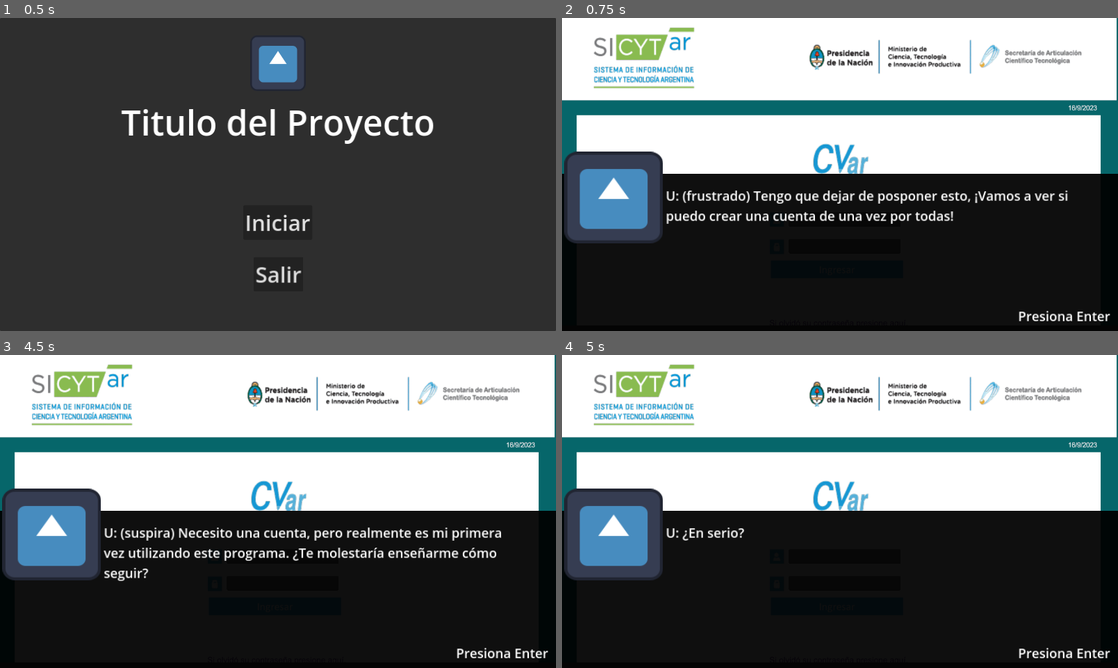
Above: before the commit, frames 1-4 (two rows, left to right).
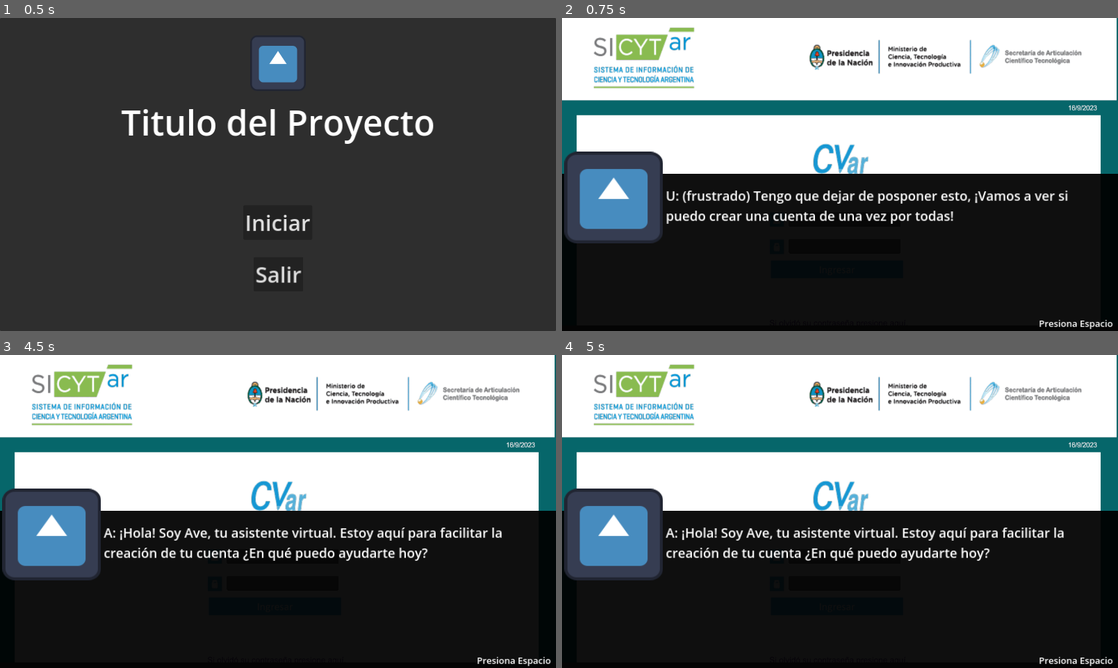
Above: after the commit, the same moments.

Repository: Piterpiojo/CVarPrototipo
Game: Godot game, scene res://Escenas/pantalla_inicio.tscn
The game is run twice, just before and just after one commit, with the same random seed, the same clock (stepped at 60 frames per second) and the same inputs. The engine's default icon, where the game draws it, is replaced by a stand-in: a white triangle on a blue panel in a dark square.
Inputs (mouse positions are in pixels of both pictures, inside the frame that each line leads up to):
- Up to frame 1 (0.5 s): no input
- Up to frame 2 (0.75 s): click "Iniciar" at 0.5 s
- Up to frame 3 (4.5 s): click (283, 555) at 1.27 s; type "12" at 1.35 s; click (283, 583) at 1.5 s; type "12" at 1.58 s; click (278, 661) at 2 s; click (278, 661) at 2.75 s; click (278, 661) at 3.5 s; tap Enter (ui_accept) at 4.25 s; move the mouse to (400, 495) at 4.27 s; tap Space (ui_select) at 4.35 s; click (400, 495) at 4.42 s
- Up to frame 4 (5 s): tap Enter (ui_accept) at 4.52, 4.55, 4.82 s

Frame 1 is identical in both runs. In frame 2, 0.4% of the frame differs, in the area x 82-100%, y 93-100%; in frame 3, 3.5%, in the area x 18-100%, y 55-100%; in frame 4, 2.6%.

Commit message:
Pequeños cambios en escena, validaciones.

Diff:
--- a/Escenas/Cvar/identificación.gd
+++ b/Escenas/Cvar/identificación.gd
@@ -1,14 +1,5 @@
 extends TextureRect
 
-
-# Called when the node enters the scene tree for the first time.
-func _ready():
-	pass # Replace with function body.
-
-
-# Called every frame. 'delta' is the elapsed time since the previous frame.
-func _process(delta):
-	pass
 
 
 func _on_nombre_text_changed():
--- a/Escenas/Registro.tscn
+++ b/Escenas/Registro.tscn
@@ -1,10 +1,25 @@
-[gd_scene load_steps=9 format=3 uid="uid://byaop5vlbj2eb"]
+[gd_scene load_steps=10 format=3 uid="uid://byaop5vlbj2eb"]
 
 [ext_resource type="Texture2D" uid="uid://ct44731gqe5ya" path="res://Imagenes/RegistroUsuario/Registro de Usuario-12.png" id="1_vo4s6"]
 [ext_resource type="Script" path="res://scripts/Registro.gd" id="1_vomw3"]
 [ext_resource type="PackedScene" uid="uid://b7jonfd41k68h" path="res://Escenas/cuadro_dialogo.tscn" id="3_k11q6"]
 [ext_resource type="ButtonGroup" uid="uid://b6t1mkbmljs1r" path="res://Escenas/sexoradiobutton.tres" id="4_i7yo5"]
 [ext_resource type="ButtonGroup" uid="uid://d3t5isdmghosp" path="res://Escenas/Cuil_cuitradio.tres" id="5_277i8"]
+
+[sub_resource type="Animation" id="Animation_44334"]
+length = 0.001
+tracks/0/type = "value"
+tracks/0/imported = false
+tracks/0/enabled = true
+tracks/0/path = NodePath(".:modulate")
+tracks/0/interp = 1
+tracks/0/loop_wrap = true
+tracks/0/keys = {
+"times": PackedFloat32Array(0),
+"transitions": PackedFloat32Array(1),
+"update": 0,
+"values": [Color(1, 1, 1, 1)]
+}
 
 [sub_resource type="Animation" id="Animation_wva0c"]
 resource_name = "arreglar"
@@ -39,8 +54,9 @@
 "values": [Color(1, 1, 1, 1), Color(0, 0, 0, 1), Color(0, 0, 0, 1), Color(1, 1, 1, 1)]
 }
 
-[sub_resource type="Animation" id="Animation_44334"]
-length = 0.001
+[sub_resource type="Animation" id="Animation_vcppx"]
+resource_name = "fin"
+length = 2.0
 tracks/0/type = "value"
 tracks/0/imported = false
 tracks/0/enabled = true
@@ -48,16 +64,17 @@
 tracks/0/interp = 1
 tracks/0/loop_wrap = true
 tracks/0/keys = {
-"times": PackedFloat32Array(0),
-"transitions": PackedFloat32Array(1),
+"times": PackedFloat32Array(0, 2),
+"transitions": PackedFloat32Array(1, 1),
 "update": 0,
-"values": [Color(1, 1, 1, 1)]
+"values": [Color(1, 1, 1, 1), Color(0, 0, 0, 1)]
 }
 
 [sub_resource type="AnimationLibrary" id="AnimationLibrary_5yacj"]
 _data = {
 "RESET": SubResource("Animation_44334"),
-"arreglar": SubResource("Animation_wva0c")
+"arreglar": SubResource("Animation_wva0c"),
+"fin": SubResource("Animation_vcppx")
 }
 
 [node name="Control" type="Control"]
@@ -82,7 +99,6 @@
 texture = ExtResource("1_vo4s6")
 
 [node name="fake" type="Control" parent="ScrollContainer/TextureRect"]
-visible = false
 anchors_preset = 0
 
 [node name="Label" type="Label" parent="ScrollContainer/TextureRect/fake"]
@@ -350,13 +366,6 @@
 offset_right = 190.0
 offset_bottom = 22.0
 
-[node name="nombre" type="LineEdit" parent="ScrollContainer/TextureRect"]
-layout_mode = 0
-offset_left = 616.0
-offset_top = 226.0
-offset_right = 752.0
-offset_bottom = 250.0
-
 [node name="nombre2" type="LineEdit" parent="ScrollContainer/TextureRect"]
 layout_mode = 0
 offset_left = 616.0
@@ -364,14 +373,21 @@
 offset_right = 888.0
 offset_bottom = 736.0
 
-[node name="nombre3" type="LineEdit" parent="ScrollContainer/TextureRect"]
+[node name="nombre" type="LineEdit" parent="ScrollContainer/TextureRect"]
+layout_mode = 0
+offset_left = 616.0
+offset_top = 226.0
+offset_right = 752.0
+offset_bottom = 257.0
+
+[node name="correo" type="LineEdit" parent="ScrollContainer/TextureRect"]
 layout_mode = 0
 offset_left = 616.0
 offset_top = 744.0
 offset_right = 888.0
 offset_bottom = 768.0
 
-[node name="nombre4" type="LineEdit" parent="ScrollContainer/TextureRect"]
+[node name="repetir_correo" type="LineEdit" parent="ScrollContainer/TextureRect"]
 layout_mode = 0
 offset_left = 616.0
 offset_top = 792.0
@@ -427,7 +443,7 @@
 offset_left = 616.0
 offset_top = 272.0
 offset_right = 752.0
-offset_bottom = 296.0
+offset_bottom = 303.0
 
 [node name="OptionButton" type="OptionButton" parent="ScrollContainer/TextureRect"]
 layout_mode = 0
@@ -518,7 +534,7 @@
 theme_override_colors/font_color = Color(0, 0, 0, 1)
 text = "/"
 
-[node name="Button" type="Button" parent="ScrollContainer/TextureRect"]
+[node name="recargar" type="Button" parent="ScrollContainer/TextureRect"]
 layout_mode = 0
 offset_left = 424.0
 offset_top = 1128.0
@@ -541,6 +557,23 @@
 offset_right = 237.0
 offset_bottom = 28.0
 
+[node name="repetir_repeticion" type="Label" parent="ScrollContainer/TextureRect"]
+layout_mode = 0
+offset_left = 896.0
+offset_top = 784.0
+offset_right = 1065.0
+offset_bottom = 836.0
+theme_override_colors/font_color = Color(0, 0, 0, 1)
+text = "Repetir repeticion
+del correo electrònico"
+
+[node name="TextEdit" type="LineEdit" parent="ScrollContainer/TextureRect/repetir_repeticion"]
+layout_mode = 0
+offset_left = 176.0
+offset_top = 8.0
+offset_right = 317.0
+offset_bottom = 39.0
+
 [node name="Label19" type="Label" parent="ScrollContainer/TextureRect"]
 layout_mode = 0
 offset_left = 824.0
@@ -599,6 +632,22 @@
 button_group = ExtResource("5_277i8")
 text = "Pasaporte"
 
+[node name="enviar" type="Button" parent="ScrollContainer/TextureRect"]
+layout_mode = 0
+offset_left = 1152.0
+offset_top = 1280.0
+offset_right = 1209.0
+offset_bottom = 1311.0
+text = "Enviar"
+
+[node name="salir" type="Button" parent="ScrollContainer/TextureRect"]
+layout_mode = 0
+offset_left = 1072.0
+offset_top = 1280.0
+offset_right = 1129.0
+offset_bottom = 1311.0
+text = "Salir"
+
 [node name="CuadroDialogo" parent="." instance=ExtResource("3_k11q6")]
 layout_mode = 1
 
@@ -607,7 +656,14 @@
 "": SubResource("AnimationLibrary_5yacj")
 }
 
-[connection signal="text_submitted" from="ScrollContainer/TextureRect/nombre" to="." method="_on_nombre_text_submitted"]
-[connection signal="text_submitted" from="ScrollContainer/TextureRect/respuesta_secreta" to="." method="_on_respuesta_secreta_text_submitted"]
-[connection signal="text_submitted" from="ScrollContainer/TextureRect/respuesta_secreta_nuevamente" to="." method="_on_respuesta_secreta_nuevamente_text_submitted"]
+[node name="Timer" type="Timer" parent="."]
+wait_time = 3.0
+
+[connection signal="focus_exited" from="ScrollContainer/TextureRect/nombre2" to="." method="_on_nombre_2_focus_exited"]
+[connection signal="gui_input" from="ScrollContainer/TextureRect/nombre2" to="." method="_on_nombre_2_gui_input"]
+[connection signal="focus_entered" from="ScrollContainer/TextureRect/respuesta_secreta_nuevamente" to="." method="_on_respuesta_secreta_nuevamente_focus_entered"]
 [connection signal="pressed" from="ScrollContainer/TextureRect/pasaporte" to="." method="_on_pasaporte_pressed"]
+[connection signal="pressed" from="ScrollContainer/TextureRect/recargar" to="." method="_on_recargar_pressed"]
+[connection signal="pressed" from="ScrollContainer/TextureRect/enviar" to="." method="_on_enviar_pressed"]
+[connection signal="animation_finished" from="AnimationPlayer" to="." method="_on_animation_player_animation_finished"]
+[connection signal="timeout" from="Timer" to="." method="_on_timer_timeout"]
--- a/Escenas/cuadro_dialogo.tscn
+++ b/Escenas/cuadro_dialogo.tscn
@@ -35,12 +35,12 @@
 anchor_top = 1.0
 anchor_right = 1.0
 anchor_bottom = 1.0
-offset_left = -232.0
-offset_top = -56.0
+offset_left = -184.0
+offset_top = -32.0
 grow_horizontal = 0
 grow_vertical = 0
-theme_override_font_sizes/font_size = 30
-text = "Presiona Enter"
+theme_override_font_sizes/font_size = 21
+text = "Presiona Espacio"
 autowrap_mode = 3
 clip_text = true
 
--- a/project.godot
+++ b/project.godot
@@ -22,6 +22,15 @@
 window/stretch/mode="canvas_items"
 window/stretch/aspect="keep_width"
 
+[input]
+
+ui_accept={
+"deadzone": 0.5,
+"events": [Object(InputEventKey,"resource_local_to_scene":false,"resource_name":"","device":0,"window_id":0,"alt_pressed":false,"shift_pressed":false,"ctrl_pressed":false,"meta_pressed":false,"pressed":false,"keycode":4194309,"physical_keycode":0,"key_label":0,"unicode":0,"echo":false,"script":null)
+, Object(InputEventKey,"resource_local_to_scene":false,"resource_name":"","device":0,"window_id":0,"alt_pressed":false,"shift_pressed":false,"ctrl_pressed":false,"meta_pressed":false,"pressed":false,"keycode":4194310,"physical_keycode":0,"key_label":0,"unicode":0,"echo":false,"script":null)
+]
+}
+
 [rendering]
 
 renderer/rendering_method="gl_compatibility"
--- a/scripts/Dialogo.gd
+++ b/scripts/Dialogo.gd
@@ -11,7 +11,7 @@
 
 
 func _process(delta):
-	if(Input.is_action_just_pressed("ui_accept") and habilitado):
+	if(Input.is_action_just_pressed("ui_select") and habilitado):
 		sig_dialogo()
 
 func dialogo_actual():
--- a/scripts/Nivel1.gd
+++ b/scripts/Nivel1.gd
@@ -1,5 +1,5 @@
 extends Control
-var dialogo = [
+const dialogo = [
 	"U: (frustrado) Tengo que dejar de posponer esto, ¡Vamos a ver si puedo crear una cuenta de una vez por todas!",
 	"A: ¡Hola! Soy Ave, tu asistente virtual. Estoy aquí para facilitar la creación de tu cuenta ¿En qué puedo ayudarte hoy?",
 	"U: (suspira) Necesito una cuenta, pero realmente es mi primera vez utilizando este programa. ¿Te molestaría enseñarme cómo seguir?",
--- a/scripts/Registro.gd
+++ b/scripts/Registro.gd
@@ -1,5 +1,5 @@
 extends Control
-var dialogo = [
+const dialogo = [
 	"A: (entusiasmada) Ahora que la página está de vuelta, ¡vamos a crear tu cuenta! Solo necesitamos llenar algunos datos personales primero",
 	"...",
 	"A: ¿Eso? Ni siquiera te preocupes, yo me encargo de eso en un parpadeo.",
@@ -9,23 +9,32 @@
 var cuadros_llenos : int = 0
 var ya_ejecuto : bool = false
 var respuesta_secreta
+var contador_recarga : int = 0
+var cuadros_texto=[]
+var i = 0
+
 func _ready():
 	$CuadroDialogo.dialogos = dialogo
 	$CuadroDialogo.comenzar()
+	buscar_cuadros($ScrollContainer/TextureRect)
+	conectar_todo()
 
 func eliminar_fake():
 	$ScrollContainer/TextureRect/fake.queue_free()
 
-
-
+func buscar_cuadros(nodo):
+	for child in nodo.get_children():
+		if child is LineEdit:
+			cuadros_texto.append(nodo)
+	print(cuadros_texto.size())
 
 func _process(delta):
 	if(!ya_ejecuto):
 		_ejecutar_evento()
 
-func aumentar_cuadro():
-	cuadros_llenos+=1
-	print("kusto")
+func vaciar_todo():
+	for cuadro in cuadros_texto:
+		cuadro.text = ""
 
 func _ejecutar_evento():
 	if $CuadroDialogo.dialogo_actual() == 3:
@@ -40,8 +49,6 @@
 
 
 
-func _on_nombre_text_submitted(new_text):
-	aumentar_cuadro()
 
 
 func _on_pasaporte_pressed():
@@ -49,13 +56,62 @@
 		$CuadroDialogo.mostrar_dialogo_unico("solo deberías tocar la opción de País de Emisión si seleccionamos Pasaporte.")
 
 
-func _on_respuesta_secreta_text_submitted(new_text):
-	respuesta_secreta = new_text
 
 
-func _on_respuesta_secreta_nuevamente_text_submitted(new_text):
-	if respuesta_secreta == new_text:
-		print("coincide")
+func _on_enviar_pressed():
+	if $ScrollContainer/TextureRect/respuesta_secreta.text == $ScrollContainer/TextureRect/respuesta_secreta_nuevamente.text:
+		if($ScrollContainer/TextureRect/correo.text == $ScrollContainer/TextureRect/repetir_correo.text and $ScrollContainer/TextureRect/repetir_correo.text == $ScrollContainer/TextureRect/repetir_repeticion/TextEdit.text):
+			llamar_dialogo("¡Felicidades!, pudiste poner toda tu información, ahora solo faltaría verificar tu contraseña. Acompañame.")
+			$Timer.start()
+		else:
+			$CuadroDialogo.mostrar_dialogo_unico("error correo")
+			print("error correo")
 	else:
-		print("error")
-		$CuadroDialogo.mostrar_dialogo_unico("No coinciden, no es que te este espiando, pero se nota que no coincide")
+		print("error respuesta secreta")
+		$CuadroDialogo.mostrar_dialogo_unico("Error respuesta")
+
+
+func _on_respuesta_secreta_nuevamente_focus_exited():
+	print("salio")
+
+
+func _on_respuesta_secreta_nuevamente_focus_entered():
+	$CuadroDialogo.mostrar_dialogo_unico("Ten MUCHO, MUCHO, MUCHO cuidado con hacer dos clicks dentro de un cuadro de texto.  Va a borrar toda tu información y realmente no queremos eso, ¿No?")
+
+func llamar_dialogo(texto):
+	$CuadroDialogo.mostrar_dialogo_unico(texto)
+
+
+func _on_recargar_pressed():
+	contador_recarga +=1
+	if contador_recarga >3:
+		$CuadroDialogo.mostrar_dialogo_unico("deberia mostrar lo correcto")
+
+
+
+func _on_timer_timeout():
+	$AnimationPlayer.play("fin")
+
+
+func _on_animation_player_animation_finished(anim_name):
+	if(anim_name == "fin"):
+		get_tree().quit()
+
+
+
+
+func _on_nombre_2_gui_input(event):
+	if(event is InputEventMouseButton):
+		if event.button_index == MOUSE_BUTTON_LEFT && event.pressed:
+			i+=1
+			print("tocado" + str(i))
+
+
+func conectar_todo():
+	for nodo in cuadros_texto:
+		if nodo is LineEdit:
+			nodo.connect("focus_exited","_on_nombre_2_focus_exited")
+			nodo.connect("gui_input","_on_nombre_2_gui_input")
+
+func _on_nombre_2_focus_exited():
+	i=0
